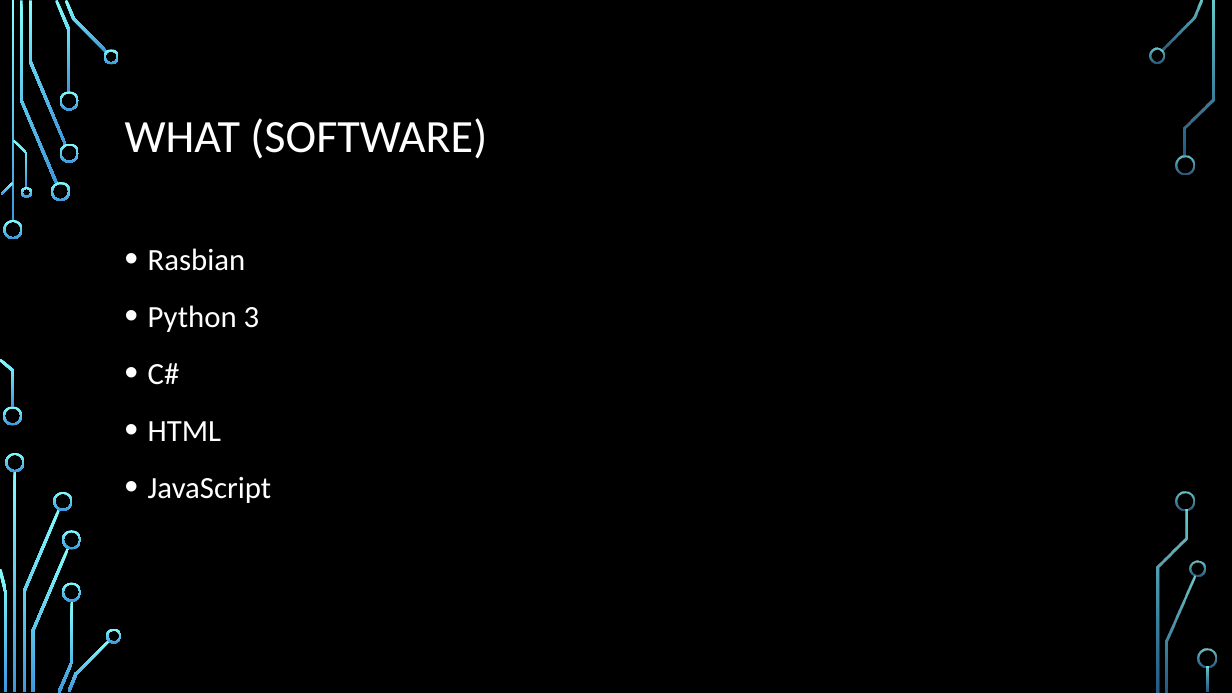
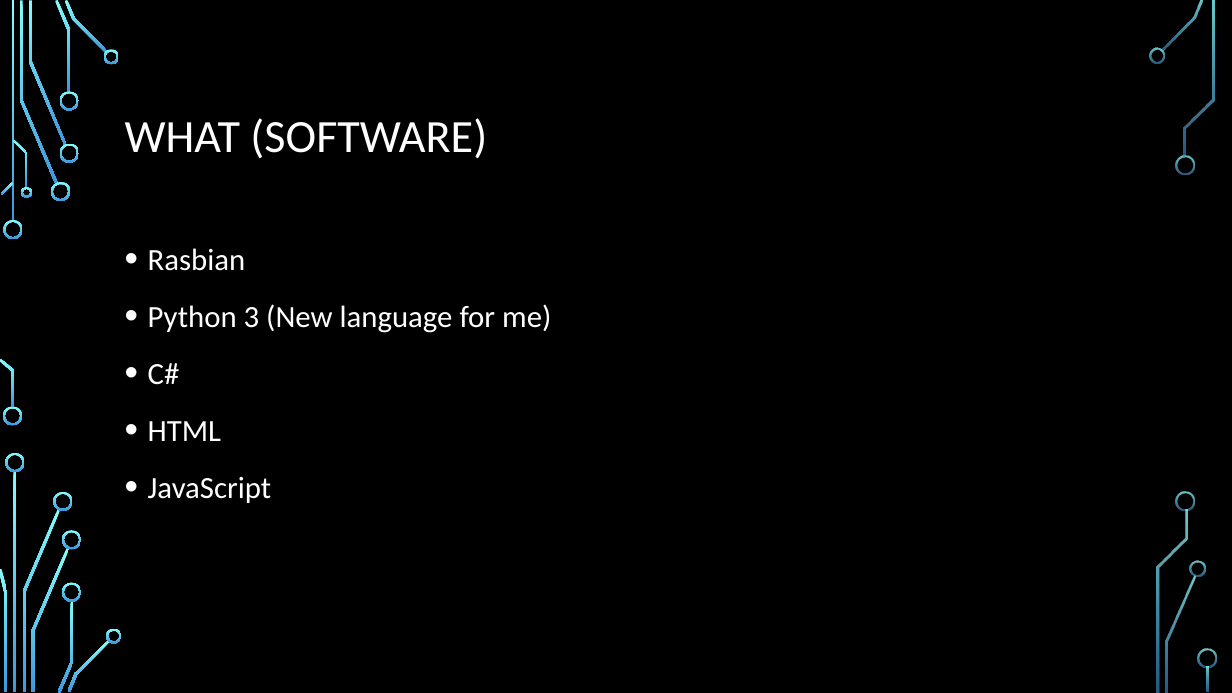
Before and after one commit to Ranger1230/IoTClass-SmartCam, a slide deck: slide 6 of Presentaion.pptx. Drawn at 1232x693 pixels with LibreOffice and Linux fonts; fonts in the diff are those of the drawing; background and template pictures are left out. Boxes give left, top, right and bottom in pixels: in the first picture for what was removed or moved away, otherwise in the second. Text is boxed around its words. In the diff, an @@ line names an element or a change of style, - is before the commit and + after.

Commit message:
update powerpoint

```diff
--- a/Presentaion.pptx
+++ b/Presentaion.pptx
@@ text at [148,304,551,333]: text changed @@
-• Python 3
+• Python 3 (New language for me)
```
Also in this commit, not shown: 1 slide added.
